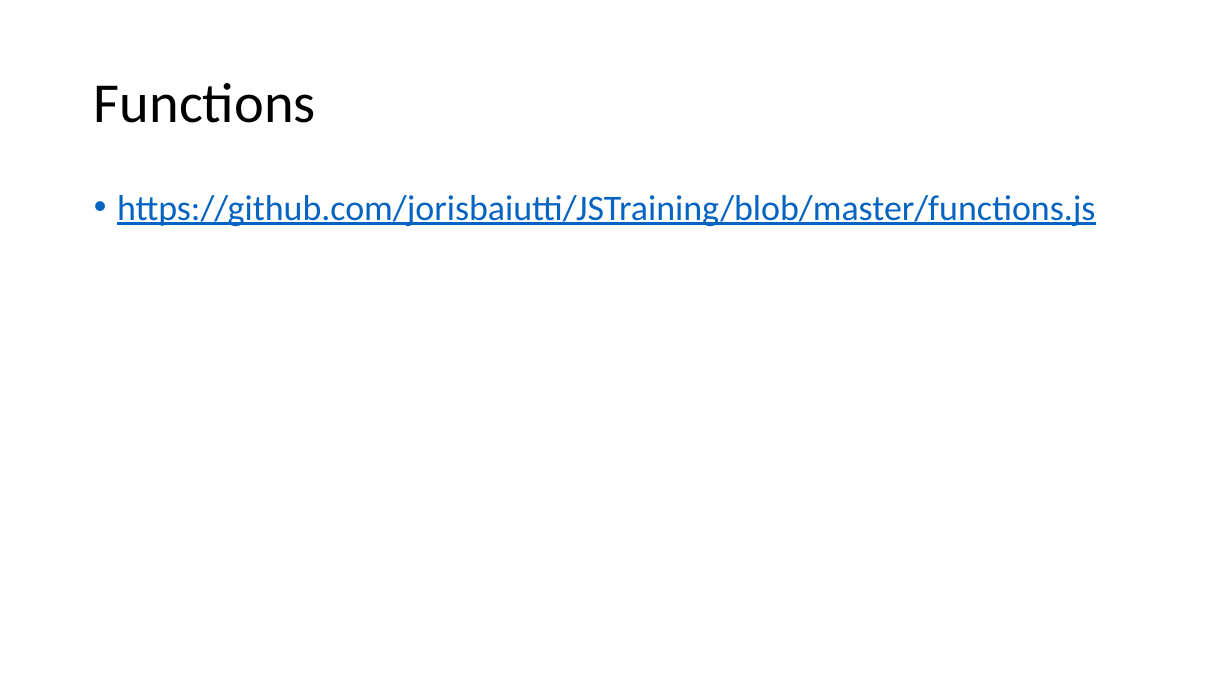
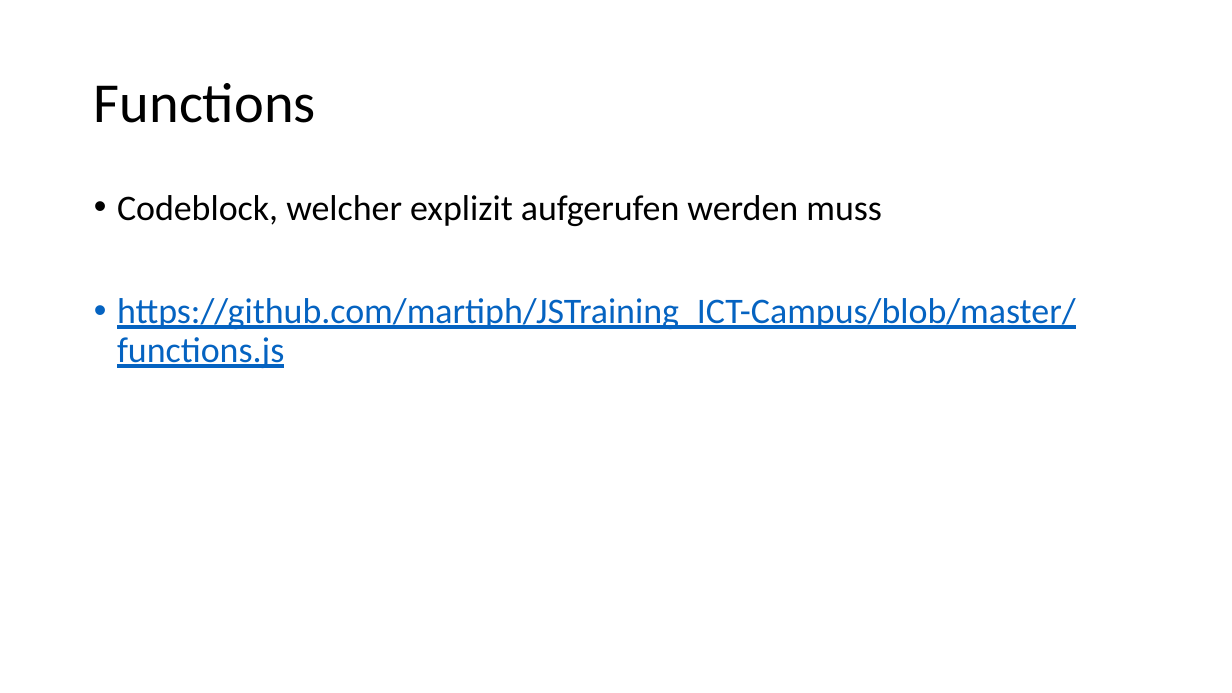
Before and after one commit to martiph/JSTraining_ICT-Campus, a slide deck: slide 17 of JSTraining.pptx (slide 18 before the commit). Drawn at 1232x693 pixels with LibreOffice and Linux fonts; fonts in the diff are those of the drawing. Boxes give left, top, right and bottom in pixels: in the first picture for what was removed or moved away, otherwise in the second. Text is boxed around its words. In the diff, an @@ line names an element or a change of style, - is before the commit and + after.

```diff
--- a/JSTraining.pptx
+++ b/JSTraining.pptx
@@ text at (x1=117, y1=195, x2=1076, y2=368): text changed @@
-• https://github.com/jorisbaiutti/JSTraining/blob/master/functions.js
+• Codeblock, welcher explizit aufgerufen werden muss
+• https://github.com/martiph/JSTraining_ICT-Campus/blob/master/functions.js
```
Also in this commit, not shown: 5 other slides changed, 2 slides added, 1 slide removed, 6 other files.
